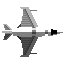
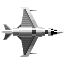
Before/after of a 64x64 layered artwork. What changed in the layer stack:
removed layer "Paint Layer 2" (was multiply, 50%) over [1, 7, 64, 57]
painted on "Paint Layer 1" over [1, 7, 64, 57]
